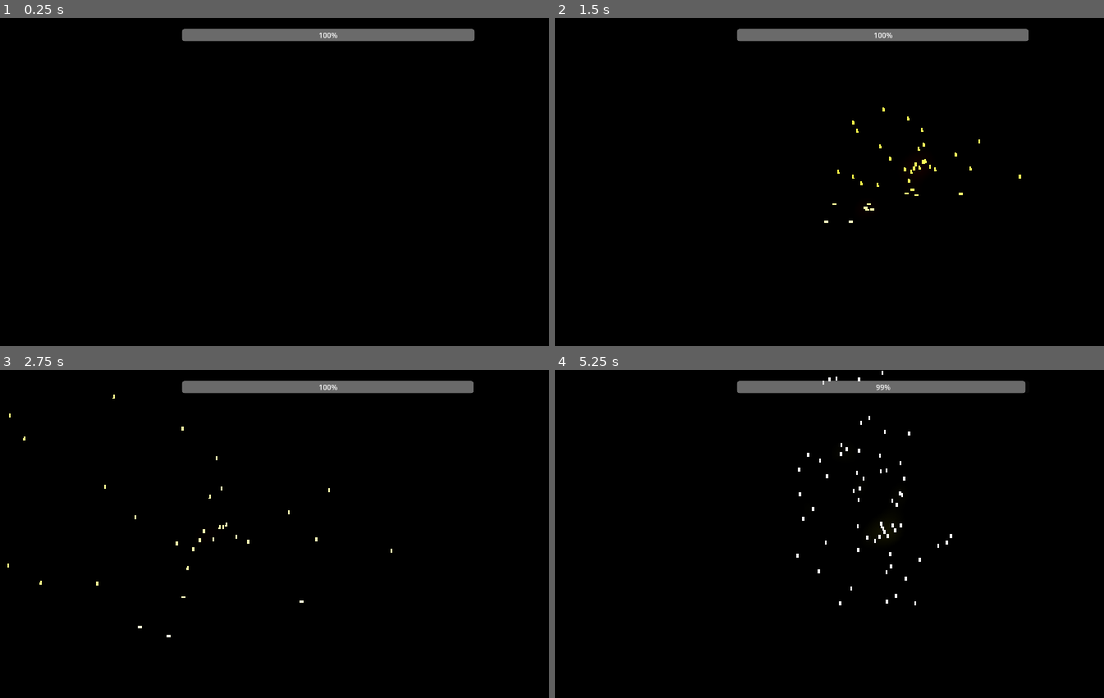
Above: before the commit, frames 1-4 (two rows, left to right).
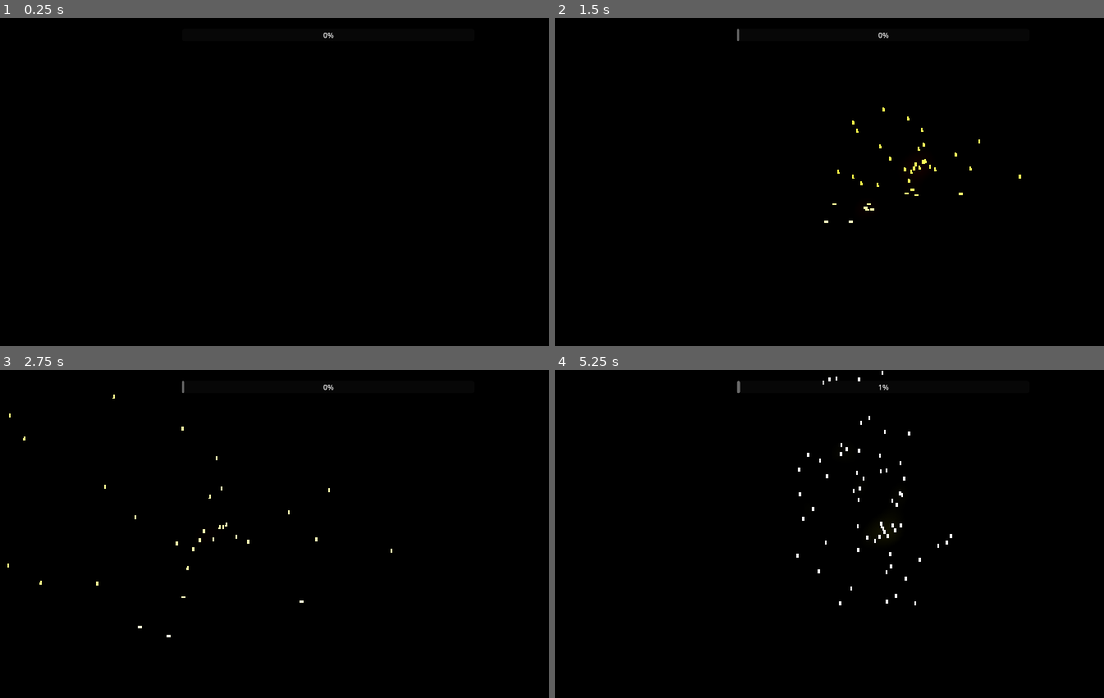
Above: after the commit, the same moments.

Repository: excessive/ludum-dare-59
Game: Godot game, scene res://main.tscn
Two runs of this game, one before a commit and one after it. Both use one fixed random seed, a clock stepped at 60 frames per second and the inputs below.
Inputs (mouse positions are in pixels of both pictures, inside the frame that each line leads up to):
- Up to frame 1 (0.25 s): no input
- Up to frame 2 (1.5 s): tap Enter (ui_accept) at 0.5, 0.77 s; hold D (move_right) 0.53-1.28 s; tap K (look_down) at 0.6 s; click (884, 182) at 0.67 s; move the mouse to (851, 182) at 1.27 s; hold W (move_forward) from 1.28 s (still down); tap J (look_left) at 1.35 s
- Up to frame 3 (2.75 s): keep holding W (move_forward); tap Enter (ui_accept) at 1.52 s; move the mouse to (345, 527) at 2.02 s; tap L (look_right) at 2.1 s
- Up to frame 4 (5.25 s): keep holding W (move_forward); move the mouse to (873, 540) at 2.77 s; tap I (look_up) at 2.85 s; click (873, 540) at 2.92 s; tap Enter (ui_accept) at 3.02, 3.77, 4.25, 4.52, 5 s; move the mouse to (933, 537) at 3.52 s; hold Mouse wheel down (scan_channel_next) 3.53-4.28 s; move the mouse to (834, 530) at 4.27 s; tap Mouse wheel up (scan_channel_prev) at 4.35 s; move the mouse to (889, 534) at 5.02 s; press the mouse at (889, 534) at 5.03 s

The runs differ from the first frame. In frame 1, 2.0% of the frame differs, in the area x 33-87%, y 3-7%; in frame 2, 2.0%; in frame 3, 2.0%; in frame 4, 1.9%.

Commit message:
invert the lidar battery into cooldown time

Diff:
--- a/main.tscn
+++ b/main.tscn
@@ -35,7 +35,7 @@
 script/source = "extends ProgressBar
 
 func _on_lidar_charge_updated(level: float) -> void:
-	set_value_no_signal(clampf(level * 100, 0, 100))
+	set_value_no_signal(clampf((1 - level) * 100, 0, 100))
 "
 
 [node name="Node3D" type="Node3D" unique_id=443159061]
@@ -114,7 +114,6 @@
 offset_bottom = 51.0
 grow_horizontal = 2
 mouse_filter = 2
-value = 100.0
 script = SubResource("GDScript_5vw27")
 
 [connection signal="charge_updated" from="CharacterBody3D/Camera3D/Lidar" to="AspectRatioContainer/Control/charge" method="_on_lidar_charge_updated"]
--- a/tools/lidar.gd
+++ b/tools/lidar.gd
@@ -9,8 +9,8 @@
 @export_range(1, 100, 1, "prefer_slider") var lidar_ray_count: int = 10
 @export_range(1, 65536, 1, "prefer_slider") var lidar_max_count: int = 16384
 @export_range(1, 90, 0.5, "radians_as_degrees") var lidar_spread: float = PI/4
-@export_range(0, 1, 0.01) var lidar_drain_rate := 0.05
-@export_range(0, 1, 0.01) var lidar_charge_rate := 0.01
+@export_range(0, 1, 0.005) var lidar_drain_rate := 0.025
+@export_range(0, 1, 0.005) var lidar_charge_rate := 0.05
 @export_range(0, 10, 0.25) var lidar_charge_delay := 2.0
 var lidar_charge := 1.0
 var lidar_idle := 0.0
